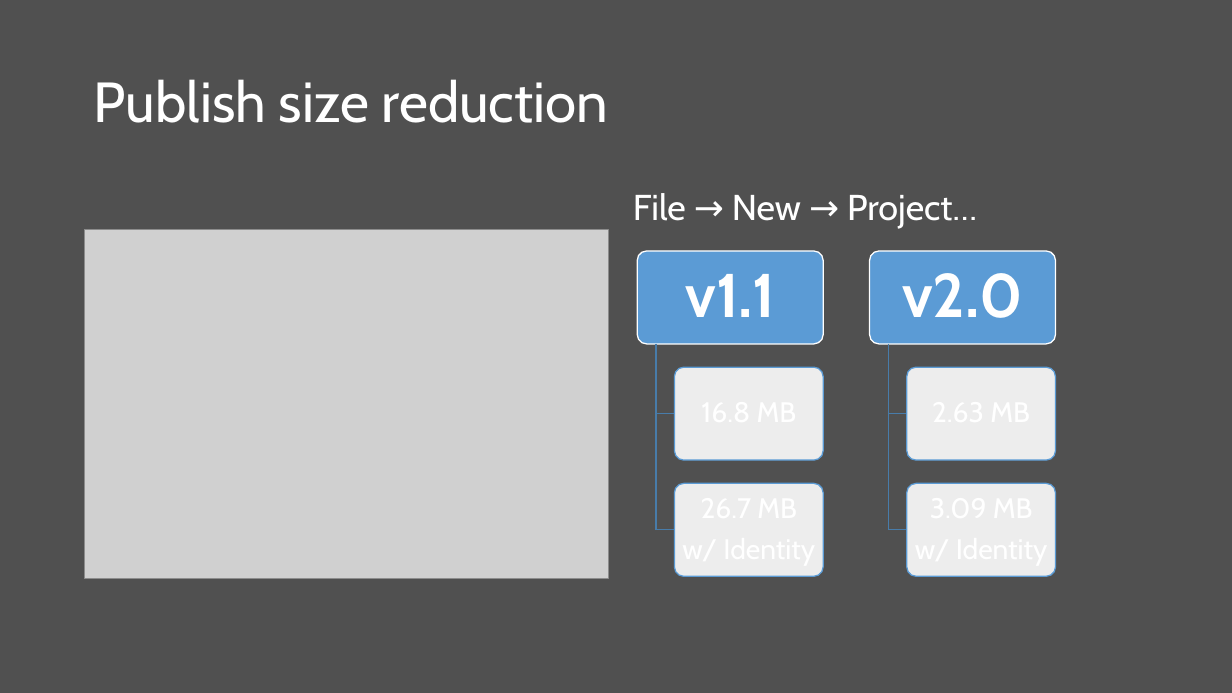
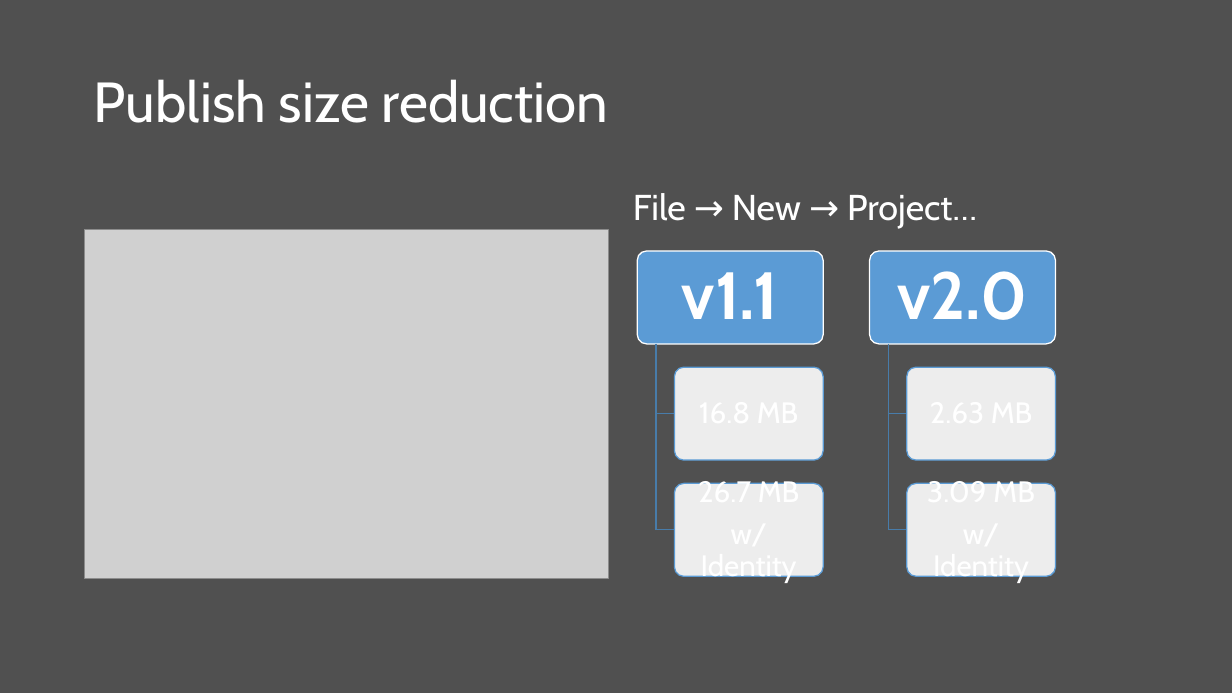
Before and after one commit to scottaddie/slide-decks, a slide deck: slide 3 of Whats New in ASP.NET Core 2.0.pptx. Drawn at 1232x693 pixels with LibreOffice and Linux fonts; fonts in the diff are those of the drawing; grey boxes stand for pictures. Boxes give left, top, right and bottom in pixels: in the first picture for what was removed or moved away, otherwise in the second. Text is boxed around its words. In the diff, an @@ line names an element or a change of style, - is before the commit and + after.

```diff
--- a/Whats New in ASP.NET Core 2.0.pptx
+++ b/Whats New in ASP.NET Core 2.0.pptx
@@ text "v1.1" at (682, 272, 779, 319): size 48 to 52 pt; more space between paragraphs @@
@@ text "v2.0" at (897, 271, 1027, 320): size 48 to 52 pt; more space between paragraphs @@
@@ text added at (698, 477, 799, 583), 23 pt, text #FFFFFF @@
+26.7 MB
+w/ Identity
@@ text added at (927, 477, 1034, 583), 23 pt, text #FFFFFF @@
+3.09 MB
+w/ Identity
```
